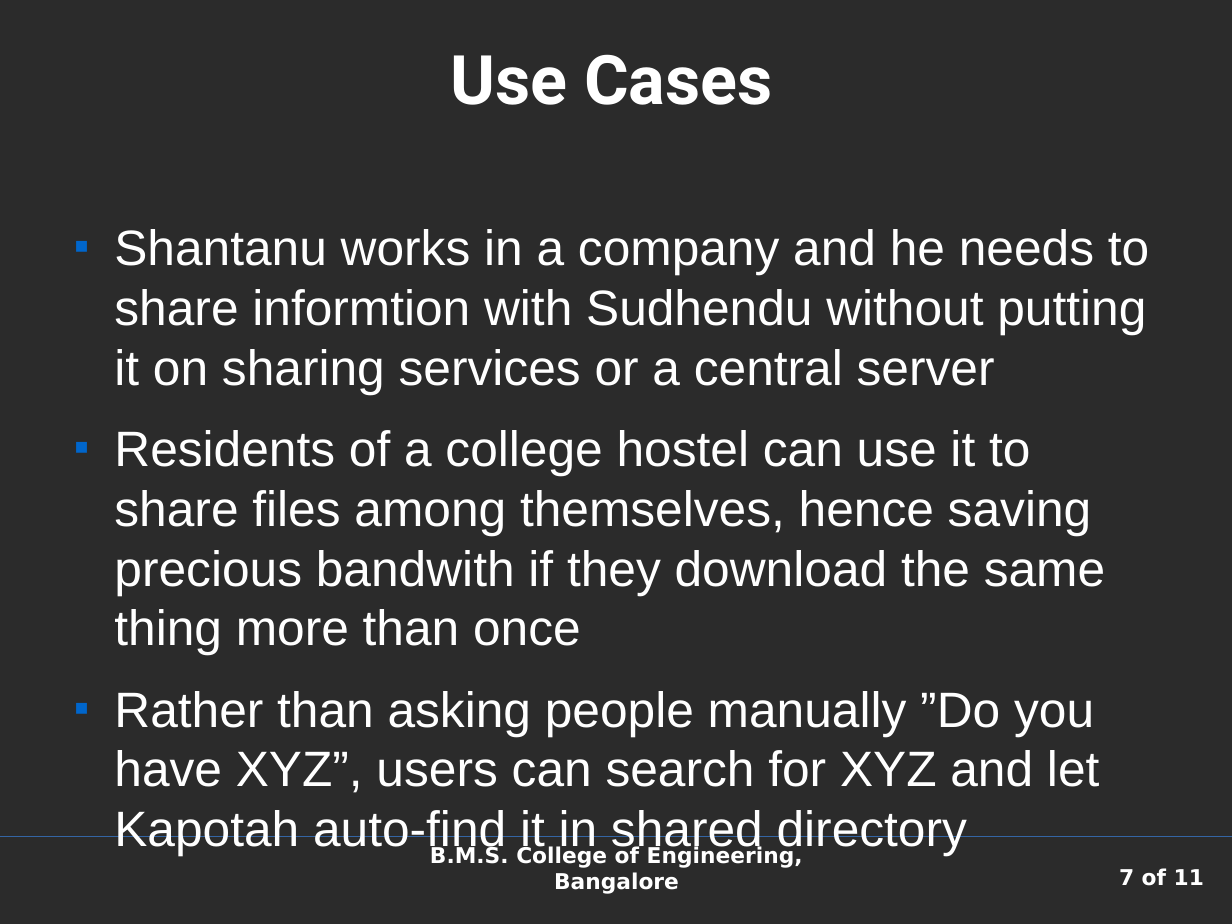
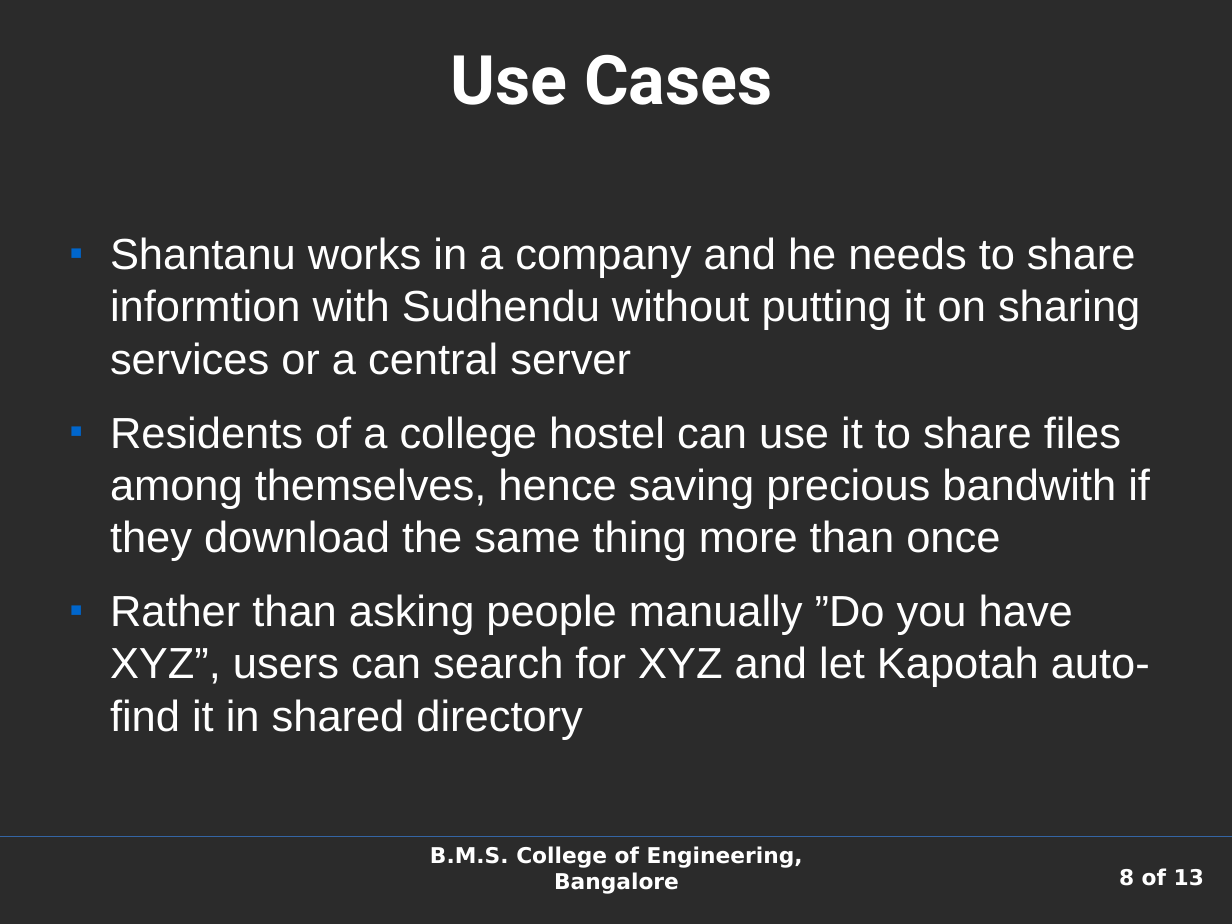
Before and after one commit to shaan7/Kapotah, a slide deck: slide 8 of docs/presentation.odp (slide 7 before the commit). Drawn at 1232x924 pixels with LibreOffice and Linux fonts; fonts in the diff are those of the drawing; background and template pictures are left out; a plain dark background stands for a picture behind light text. Boxes give left, top, right and bottom in pixels: in the first picture for what was removed or moved away, otherwise in the second. Text is boxed around its words. In the diff, an @@ line names an element or a change of style, - is before the commit and + after.

```diff
--- a/docs/presentation.odp
+++ b/docs/presentation.odp
@@ text "Shantanu works in a company ...": place and size @@
-text "Shantanu works in a company ..." at [114, 229, 1149, 793]
+text "Shantanu works in a company ..." at [110, 237, 1150, 740]
@@ text "Shantanu works in a company ..." at [110, 237, 1150, 740]: size 32 to 28 pt @@
@@ page number at [1119, 868, 1204, 886]: text changed @@
-7 of 11
+8 of 13
```
Also in this commit, not shown: 6 other slides changed, 3 slides added, 1 slide removed, 6 other files.
